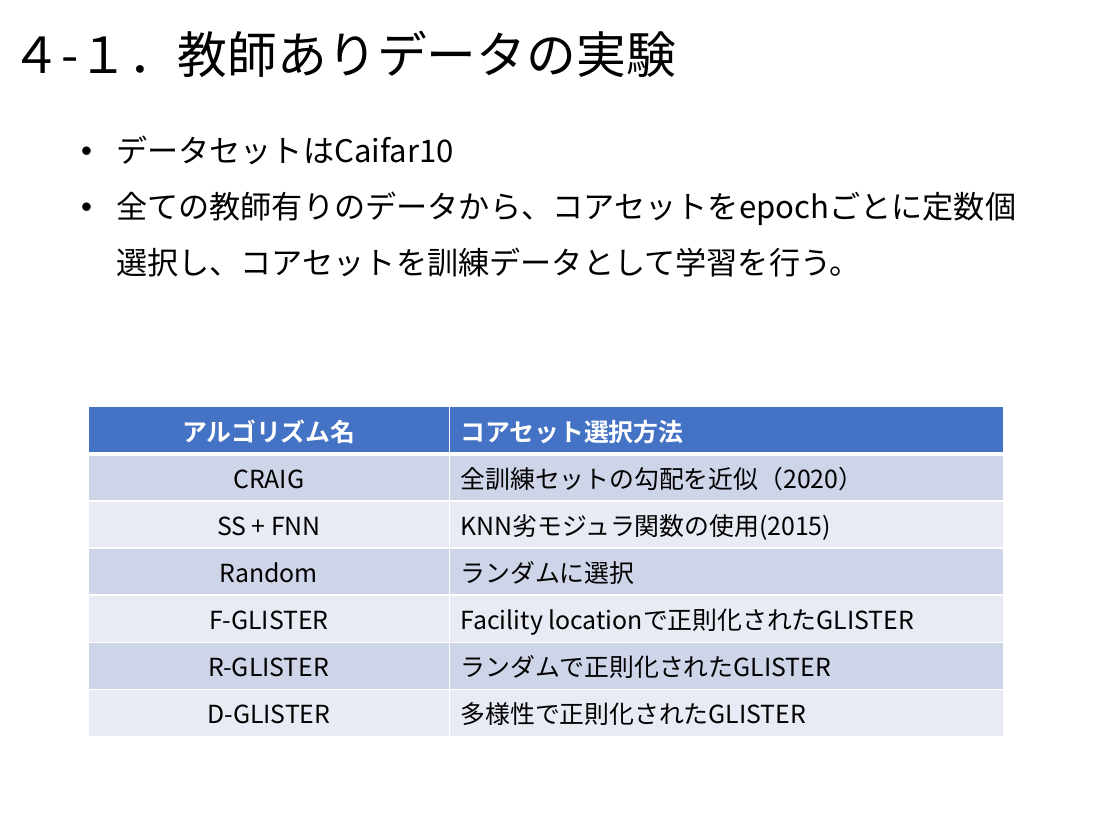
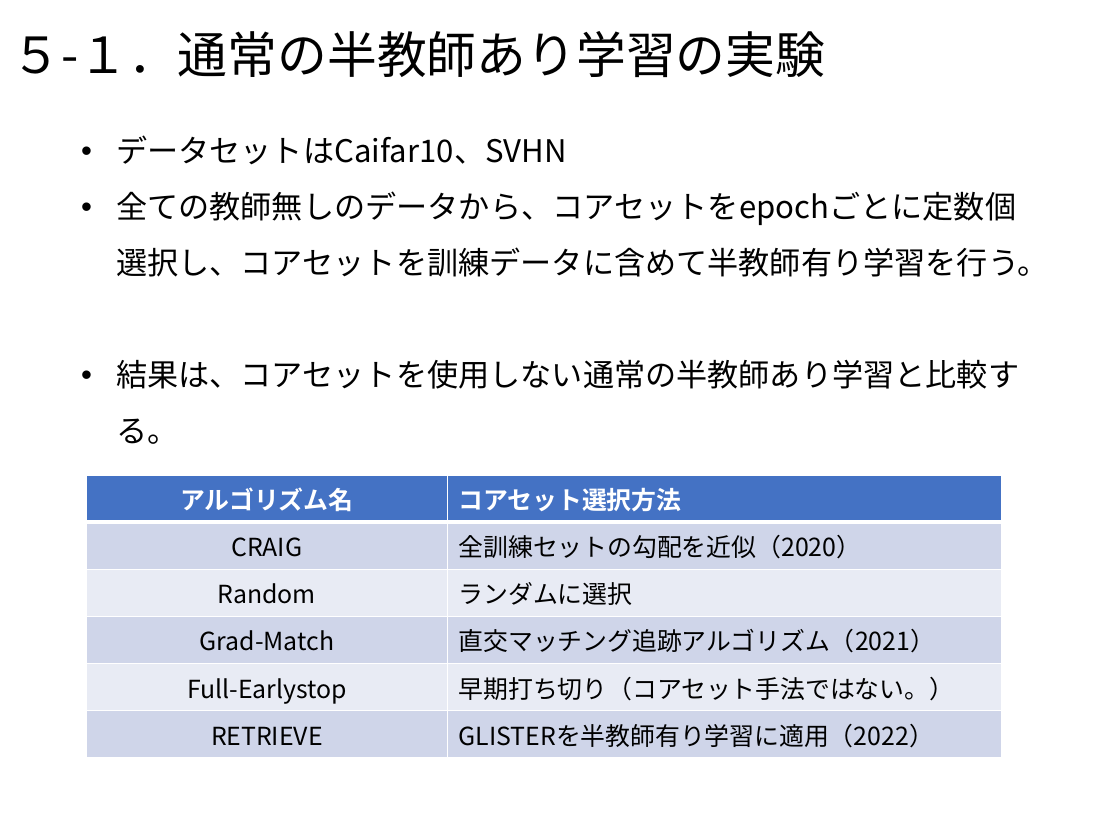
Before and after one commit to chatanisota/outwork-sc, a slide deck: slide 6 of RETRIEVE.pptx (slide 7 before the commit). Drawn at 1120x840 pixels with LibreOffice and Linux fonts; fonts in the diff are those of the drawing. Boxes give left, top, right and bottom in pixels: in the first picture for what was removed or moved away, otherwise in the second. Text is boxed around its words. In the diff, an @@ line names an element or a change of style, - is before the commit and + after.

Commit message:
retrieve update

```diff
--- a/RETRIEVE.pptx
+++ b/RETRIEVE.pptx
@@ title at [11,31,825,77]: text changed @@
-４-１．教師ありデータの実験
+５-１．通常の半教師あり学習の実験
@@ text at [116,135,1048,444]: text changed @@
-• データセットはCaifar10
-• 全ての教師有りのデータから、コアセットをepochごとに定数個選択し、コアセットを訓練データとして学習を行う。
+• データセットはCaifar10、SVHN
+• 全ての教師無しのデータから、コアセットをepochごとに定数個選択し、コアセットを訓練データに含めて半教師有り学習を行う。
+• 結果は、コアセットを使用しない通常の半教師あり学習と比較する。
@@ table at [86,475,1001,752] @@
-row 3: SS + FNN | KNN劣モジュラ関数の使用(2015)
-row 4, column 1: F-GLISTER
+row 4, column 1: Grad-Match
-row 4, column 2: Facility locationで正則化されたGLISTER
+row 4, column 2: 直交マッチング追跡アルゴリズム（2021）
-row 5, column 1: R-GLISTER
+row 5, column 1: Full-Earlystop
-row 5, column 2: ランダムで正則化されたGLISTER
+row 5, column 2: 早期打ち切り（コアセット手法ではない。）
-row 6, column 1: D-GLISTER
+row 6, column 1: RETRIEVE
-row 6, column 2: 多様性で正則化されたGLISTER
+row 6, column 2: GLISTERを半教師有り学習に適用（2022）
@@ table: place and size @@
-table at [88,407,1004,729]
+table at [86,475,1001,752]
```
Also in this commit, not shown: 2 other slides changed, 4 slides added, 4 slides removed.
